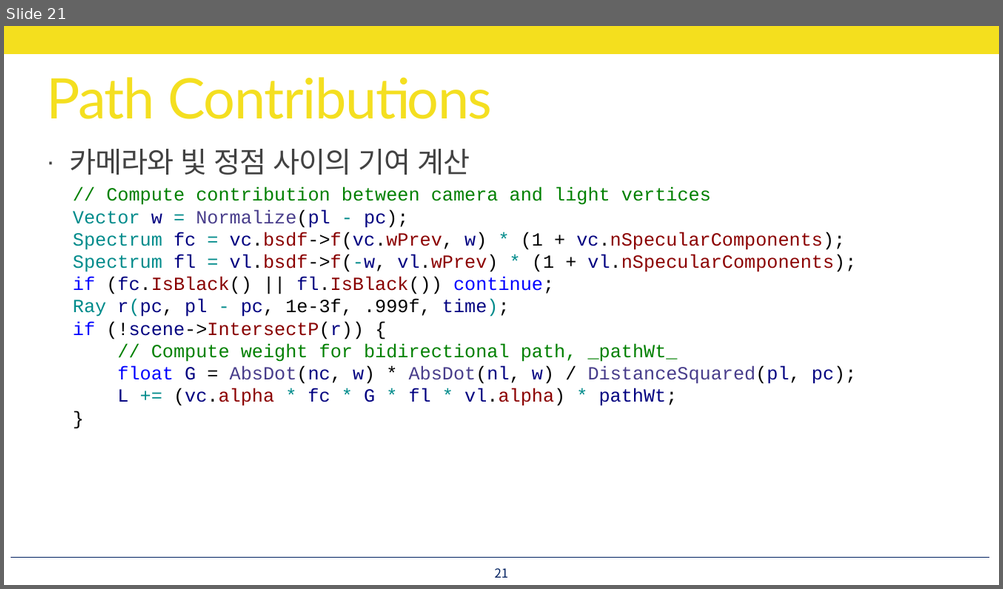
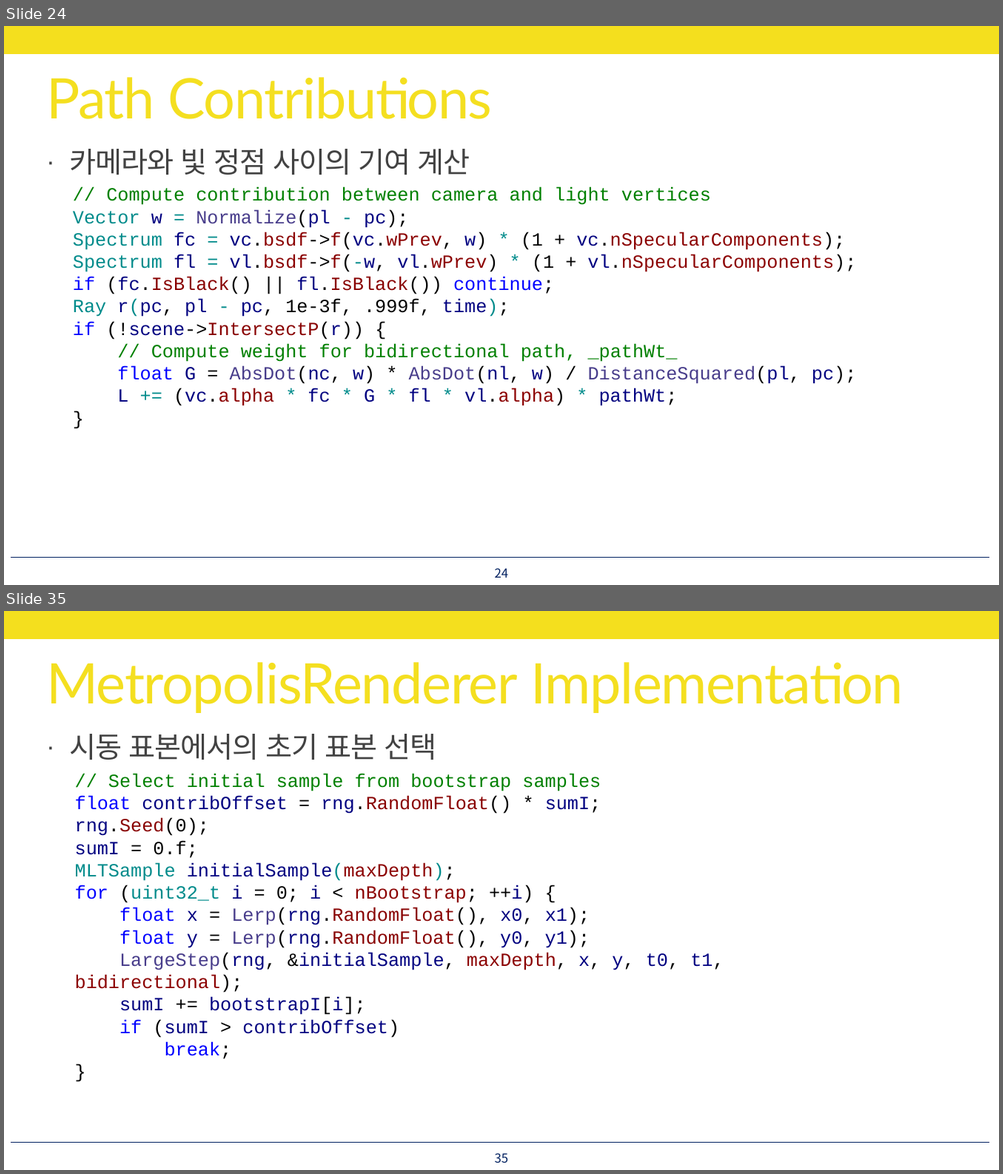
Before and after one commit to utilForever/PBRStudy, a slide deck: Physically Based Rendering - Chapter 15, Part 8.pptx. Shown one above the other, each under a label of ours: slide 21 before the commit, slides 24 and 35 after it; the slides between them are not shown. The pictures are 1003x589 and 1003x1174 pixels, drawn with LibreOffice and Linux fonts; fonts in the diff are those of the drawing. Boxes give left, top, right and bottom in pixels: in the first picture for what was removed or moved away, otherwise in the second. Text is boxed around its words. In the diff, an @@ line names an element or a change of style, - is before the commit and + after.

```diff
--- a/Physically Based Rendering - Chapter 15, Part 8.pptx
+++ b/Physically Based Rendering - Chapter 15, Part 8.pptx
@@ slide 35 added at (4,611,999,1170), background #FFFFFF; not listed: 2 template elements that a slide beside it also shows @@
@@ title added at (46,662,903,713), 54 pt, text #F4DF1E @@
+MetropolisRenderer Implementation
@@ text added at (70,734,437,760), 28 pt, text #404040 @@
+· 시동 표본에서의 초기 표본 선택
@@ text added at (75,773,723,1059), 18 pt, text #000080 @@
+// Select initial sample from bootstrap samples
+float contribOffset = rng.RandomFloat() * sumI;
+rng.Seed(0);
+sumI = 0.f;
+MLTSample initialSample(maxDepth);
+for (uint32_t i = 0; i < nBootstrap; ++i) {
+float x = Lerp(rng.RandomFloat(), x0, x1);
+float y = Lerp(rng.RandomFloat(), y0, y1);
+LargeStep(rng, &initialSample, maxDepth, x, y, t0, t1, bidirectional);
+sumI += bootstrapI[i];
+if (sumI > contribOffset)
+break;
+}
@@ page number added at (495,1153,509,1164), 12 pt, text #002060 @@
+35
@@ what was slide 21 is now slide 24 @@
@@ page number at (495,568,509,578): text changed @@
-21
+24
```
Also in this commit, not shown: 2 slides changed, 24 other slides added.
